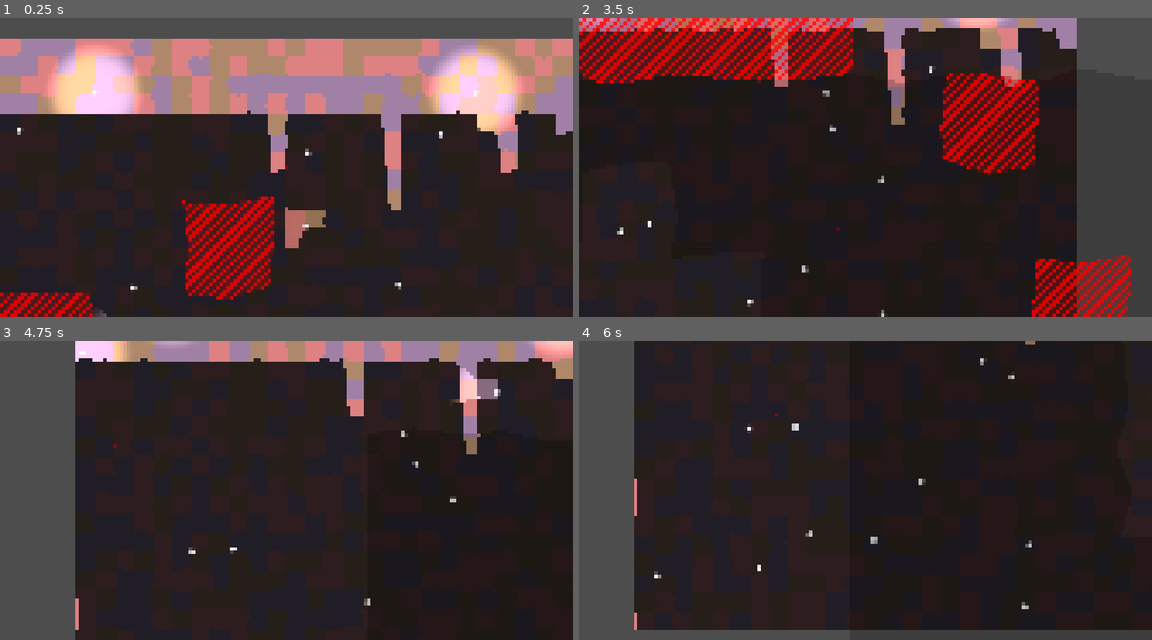
Above: before the commit, frames 1-4 (two rows, left to right).
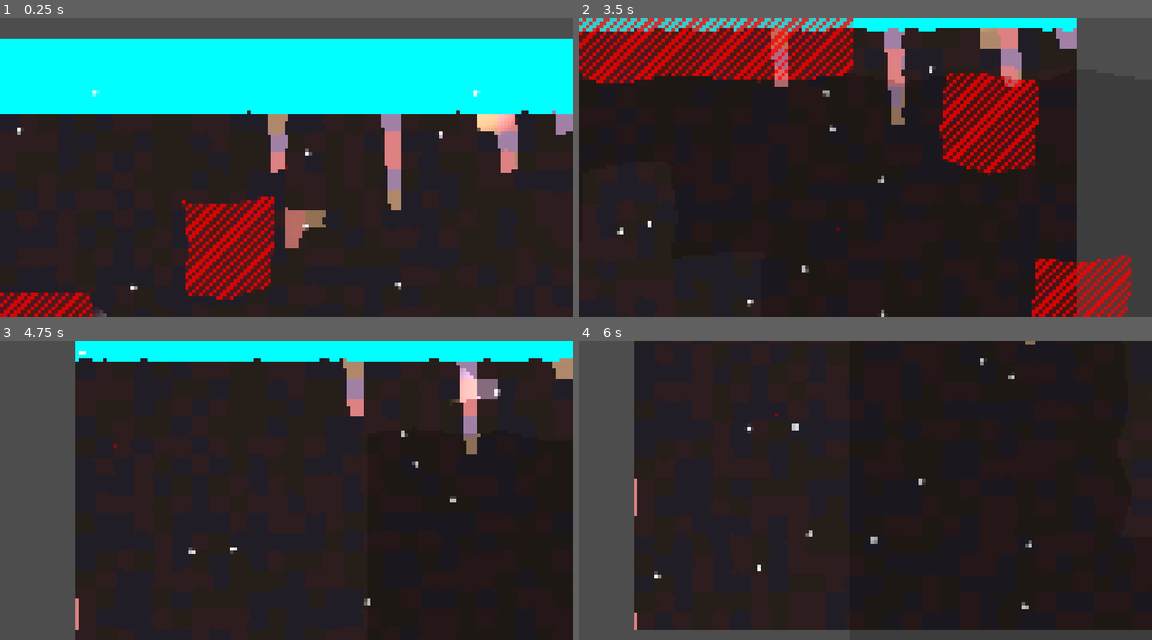
Above: after the commit, the same moments.

Repository: vincent-woelfer/dwarfs-diamonds
Game: Godot game, scene res://scenes/root.tscn
The game is run twice, just before and just after one commit, with the same random seed, the same clock (stepped at 60 frames per second) and the same inputs.
Inputs (mouse positions are in pixels of both pictures, inside the frame that each line leads up to):
- Up to frame 1 (0.25 s): no input
- Up to frame 2 (3.5 s): move the mouse to (991, 152) at 0.52 s; hold Right (ui_right) 0.53-1.28 s; hold S (cam_move_down) 0.53-1.28 s; click (991, 152) at 0.67 s; move the mouse to (750, 182) at 1.27 s; hold Down (ui_down) 1.28-2.03 s; tap A (cam_move_left) at 1.35 s; move the mouse to (922, 101) at 2.02 s; hold Right (ui_right) 2.03-2.78 s; hold D (cam_move_right) 2.03-2.78 s; move the mouse to (836, 227) at 2.77 s; hold Up (ui_up) from 2.78 s (still down); tap W (cam_move_up) at 2.85 s; click (836, 227) at 2.92 s
- Up to frame 3 (4.75 s): move the mouse to (458, 535) at 3.52 s; release Up (ui_up) at 3.53 s; press the mouse at (458, 535) at 3.53 s; hold Left (ui_left) from 3.53 s (still down); move the mouse to (114, 445) at 4.27 s; release the mouse at (114, 445) at 4.28 s; right-click (114, 445) at 4.35 s
- Up to frame 4 (6 s): move the mouse to (894, 490) at 5.02 s; release Left (ui_left) at 5.03 s; hold Down (ui_down) 5.03-5.78 s; hold S (cam_move_down) 5.03-5.78 s; click (894, 490) at 5.17 s; move the mouse to (779, 415) at 5.77 s; hold Right (ui_right) from 5.78 s (still down); tap A (cam_move_left) at 5.85 s

The runs differ from the first frame. In frame 1, 25% of the frame differs, in the area x 0-100%, y 6-33%; in frame 2, 3.4%; in frame 3, 5.8%; in frame 4, nothing differs.

Commit message:
add sky/building

Diff:
--- a/src/Cell.gd
+++ b/src/Cell.gd
@@ -6,7 +6,9 @@
 enum CellType {
 	A,
 	B,
-	C
+	C,
+	BUILDING,
+	SKY
 }
 
 var type: CellType
--- a/src/Colors.gd
+++ b/src/Colors.gd
@@ -16,6 +16,10 @@
 			color = COLOR_B
 		Cell.CellType.C:
 			color = COLOR_C
+		Cell.CellType.BUILDING:
+			color = COLOR_BUILDING
+		Cell.CellType.SKY:
+			color = COLOR_SKY
 		_:
 			assert(false, "Unknown CellType")
 			color = Color.WHITE
@@ -30,3 +34,5 @@
 static var COLOR_A: Color = Color8(42, 36, 48)
 static var COLOR_B: Color = Color8(58, 36, 38)
 static var COLOR_C: Color = Color8(46, 38, 31)
+static var COLOR_BUILDING: Color = Color.BURLYWOOD
+static var COLOR_SKY: Color = Color.DEEP_SKY_BLUE
--- a/src/Level.gd
+++ b/src/Level.gd
@@ -66,7 +66,7 @@
 	for x in range(Global.LEVEL_WIDTH):
 		var row: Array[Cell] = []
 		for y in range(Global.LEVEL_HEIGHT):
-			var type: Cell.CellType = Cell.CellType.values().pick_random()
+			var type: Cell.CellType = [Cell.CellType.A, Cell.CellType.B, Cell.CellType.C].pick_random()
 
 			# Is Solid
 			var noise_scale := 15.0
@@ -74,6 +74,7 @@
 			var is_solid: bool = image.get_pixel(roundi(x * noise_scale), roundi(y * noise_scale)).r > threshold_above_is_solid
 			if y <= 3:
 				is_solid = false
+				type = Cell.CellType.SKY
 
 			var c := Cell.new(Vector2i(x, y), type, is_solid)
 			row.append(c)
--- a/src/MousePointer.gd
+++ b/src/MousePointer.gd
@@ -88,11 +88,13 @@
 
 	currently_mining_cells.append(cell)
 
+
 func _build(cell: Cell) -> void:
 	if cell == null or cell.is_solid:
 		return
 
 	cell.is_solid = true
+	cell.type = Cell.CellType.BUILDING
 	cell.mining_process = 0.0
 	if cell in currently_mining_cells:
 		currently_mining_cells.erase(cell)
